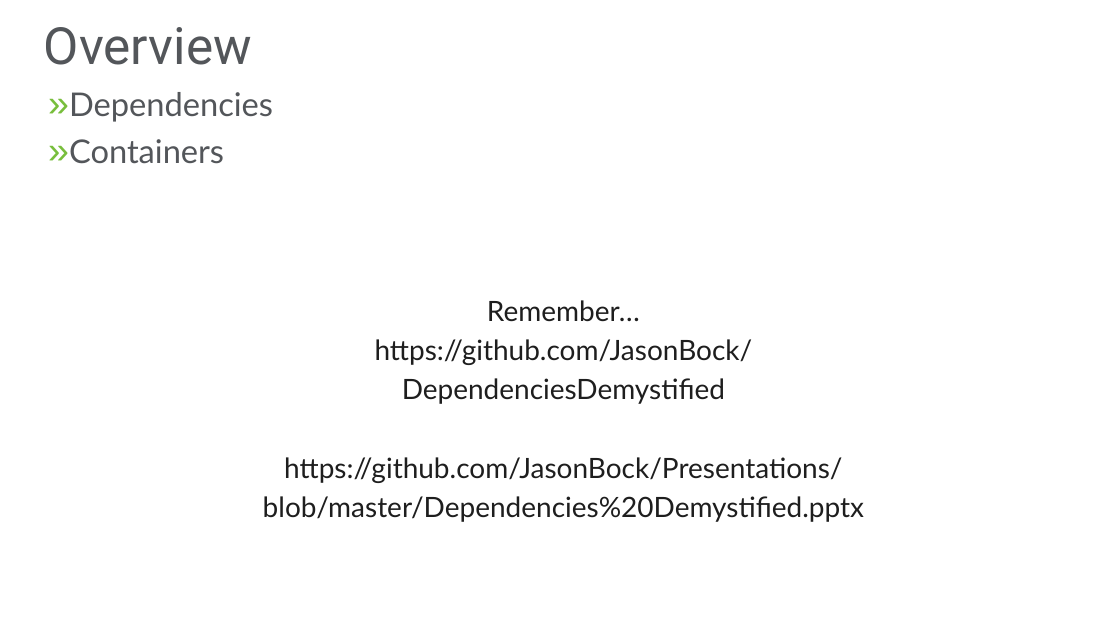
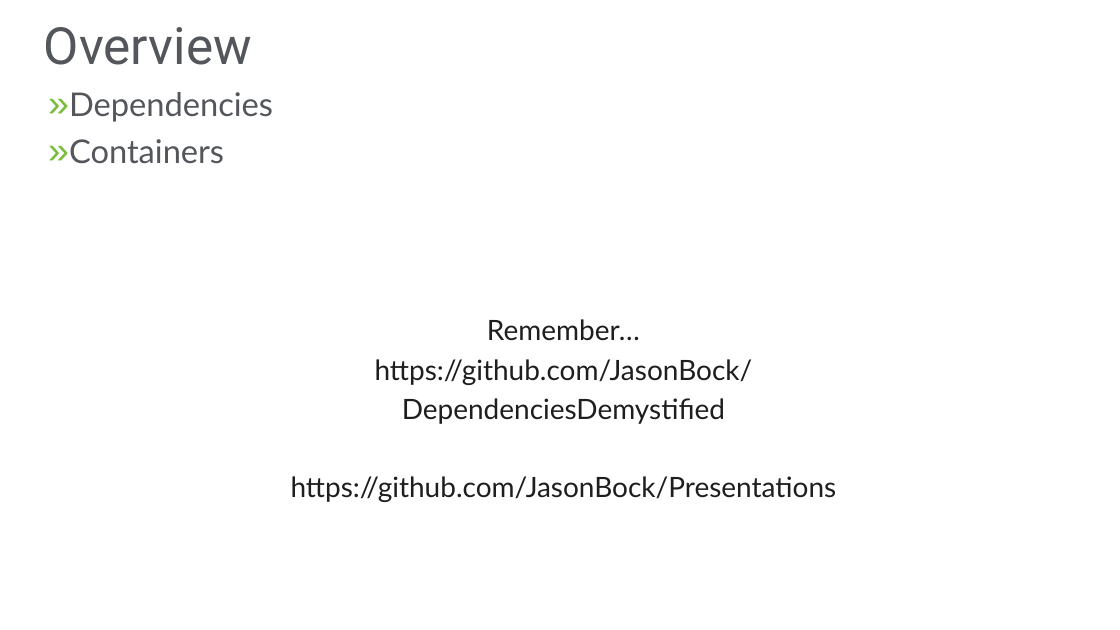
Before and after one commit to JasonBock/Presentations, a slide deck: slide 4 of Dependencies Demystified.pptx. Drawn at 1120x630 pixels with LibreOffice and Linux fonts; fonts in the diff are those of the drawing; background and template pictures are left out. Boxes give left, top, right and bottom in pixels: in the first picture for what was removed or moved away, otherwise in the second. Text is boxed around its words. In the diff, an @@ line names an element or a change of style, - is before the commit and + after.

```diff
--- a/Dependencies Demystified.pptx
+++ b/Dependencies Demystified.pptx
@@ text at (291,476,837,502): text changed @@
-https://github.com/JasonBock/Presentations/
-blob/master/Dependencies%20Demystified.pptx
+https://github.com/JasonBock/Presentations
```
Also in this commit, not shown: 4 other slides changed, 1 slide added.
